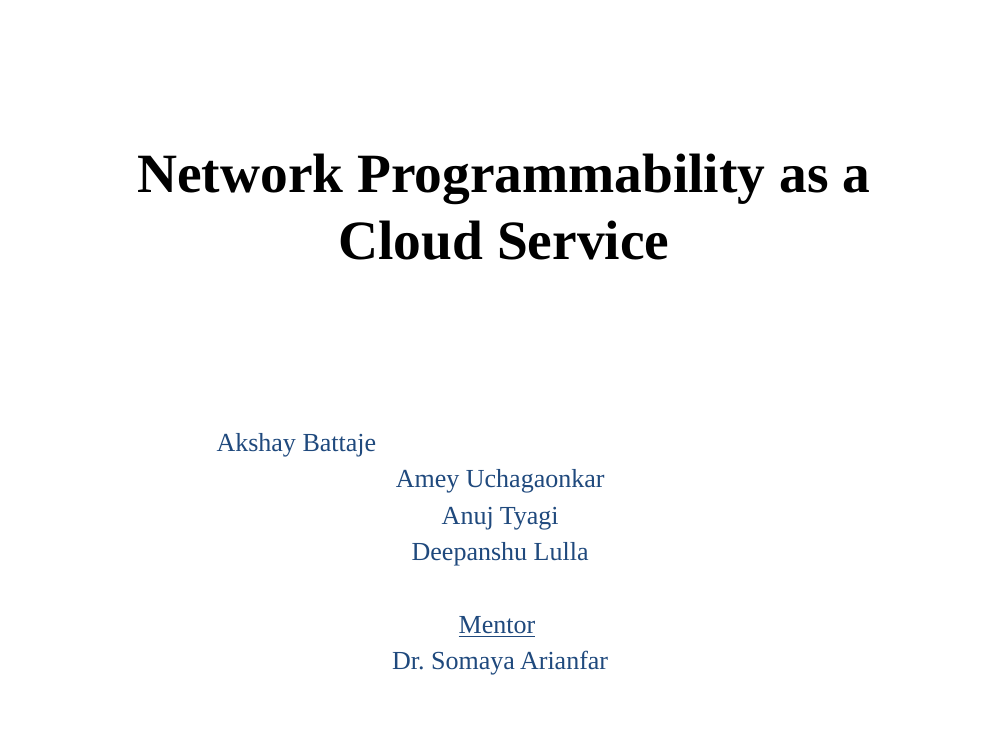
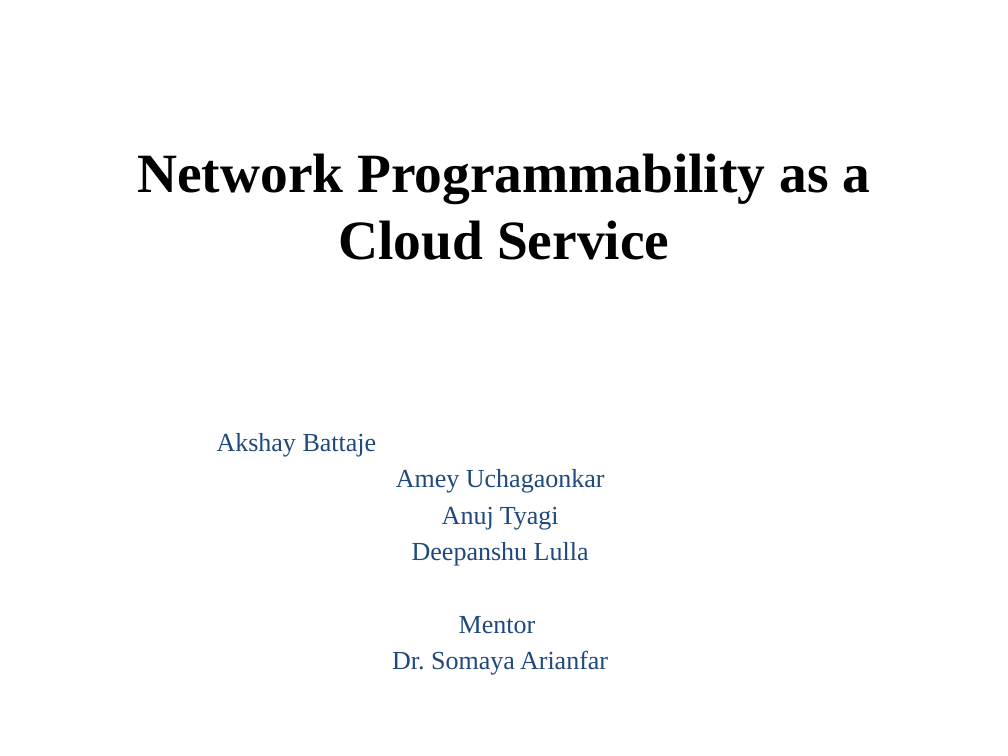
Before and after one commit to BU-NU-CLOUD-SP16/Network-Programmability-as-a-Service, a slide deck: slide 1 of Sprint_2_Demo.pptx. Drawn at 1008x756 pixels with LibreOffice and Linux fonts; fonts in the diff are those of the drawing. Boxes give left, top, right and bottom in pixels: in the first picture for what was removed or moved away, otherwise in the second. Text is boxed around its words. In the diff, an @@ line names an element or a change of style, - is before the commit and + after.

```diff
--- a/Sprint_2_Demo.pptx
+++ b/Sprint_2_Demo.pptx
@@ subtitle at (459,616,536,634): underline off in "Mentor" @@
```
Also in this commit, not shown: 6 other slides changed.
